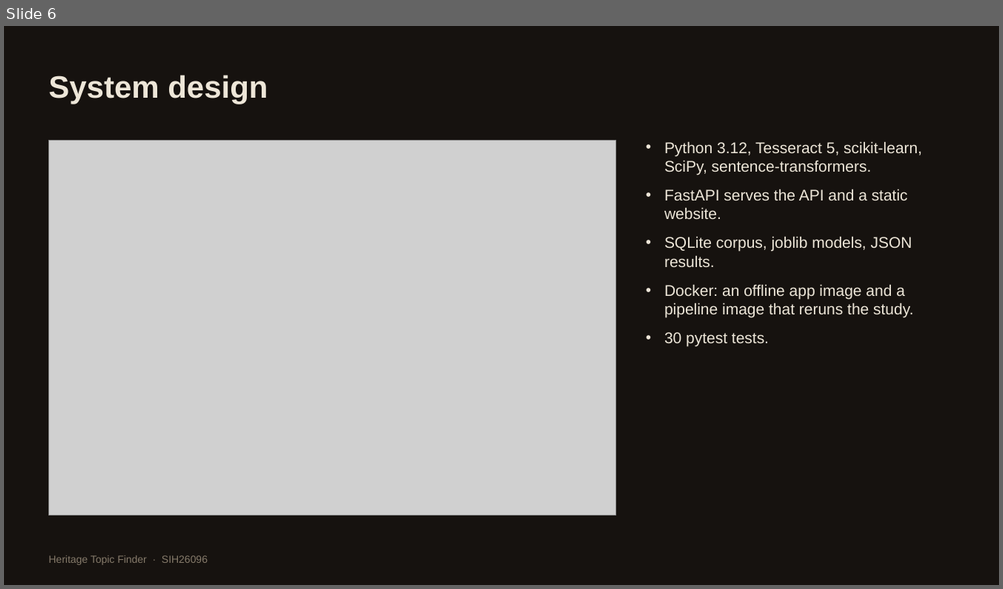
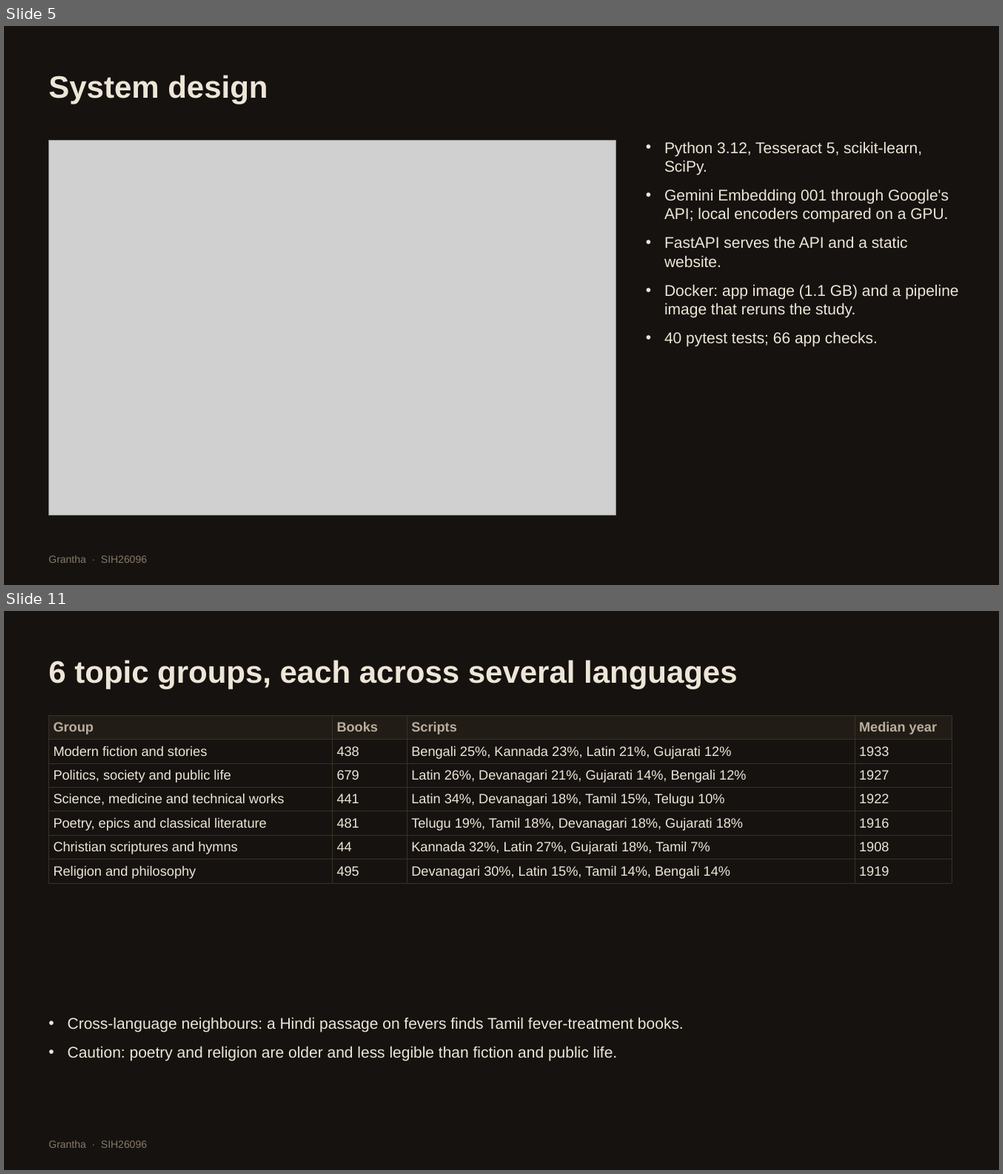
Before and after one commit to rohannes64/Grantha-Heritage-Tracker, a slide deck: docs/Grantha_Deck.pptx. Shown one above the other, each under a label of ours: slide 6 before the commit, slides 5 and 11 after it; the slides between them are not shown. The pictures are 1003x589 and 1003x1174 pixels, drawn with LibreOffice and Linux fonts; fonts in the diff are those of the drawing; grey boxes stand for pictures. Boxes give left, top, right and bottom in pixels: in the first picture for what was removed or moved away, otherwise in the second. Text is boxed around its words. In the diff, an @@ line names an element or a change of style, - is before the commit and + after.

```diff
--- a/docs/Grantha_Deck.pptx
+++ b/docs/Grantha_Deck.pptx
@@ slide 11 added at (x1=4, y1=611, x2=999, y2=1170), background #16120F @@
@@ text added at (x1=48, y1=660, x2=737, y2=689), 30 pt, text #EDE6D8, bold @@
+6 topic groups, each across several languages
@@ table added at (x1=48, y1=715, x2=951, y2=882), 7 rows, 4 columns @@
+Group | Books | Scripts | Median year
+Modern fiction and stories | 438 | Bengali 25%, Kannada 23%, Latin 21%, Gujarati 12% | 1933
+Politics, society and public life | 679 | Latin 26%, Devanagari 21%, Gujarati 14%, Bengali 12% | 1927
+Science, medicine and technical works | 441 | Latin 34%, Devanagari 18%, Tamil 15%, Telugu 10% | 1922
+Poetry, epics and classical literature | 481 | Telugu 19%, Tamil 18%, Devanagari 18%, Gujarati 18% | 1916
+Christian scriptures and hymns | 44 | Kannada 32%, Latin 27%, Gujarati 18%, Tamil 7% | 1908
+Religion and philosophy | 495 | Devanagari 30%, Latin 15%, Tamil 14%, Bengali 14% | 1919
@@ text added at (x1=68, y1=1017, x2=683, y2=1061), 15 pt, text #EDE6D8 @@
+• Cross-language neighbours: a Hindi passage on fevers finds Tamil fever-treatment books.
+• Caution: poetry and religion are older and less legible than fiction and public life.
@@ text added at (x1=48, y1=1141, x2=147, y2=1148), 10 pt, text #857A6A @@
+Grantha · SIH26096
@@ what was slide 6 is now slide 5 @@
@@ slide 5 changed as well @@
@@ text at (x1=664, y1=141, x2=948, y2=223): text changed @@
-• Python 3.12, Tesseract 5, scikit-learn, SciPy, sentence-transformers.
+• Python 3.12, Tesseract 5, scikit-learn, SciPy.
+• Gemini Embedding 001 through Google's API; local encoders compared on a GPU.
@@ text at (x1=664, y1=284, x2=958, y2=347): text changed @@
-• SQLite corpus, joblib models, JSON results.
-• Docker: an offline app image and a pipeline image that reruns the study.
-• 30 pytest tests.
+• Docker: app image (1.1 GB) and a pipeline image that reruns the study.
+• 40 pytest tests; 66 app checks.
@@ text at (x1=48, y1=556, x2=147, y2=563): text changed @@
-Heritage Topic Finder · SIH26096
+Grantha · SIH26096
```
Also in this commit, not shown: 10 other slides changed, 4 other slides added, 6 slides removed, 14 other files.
